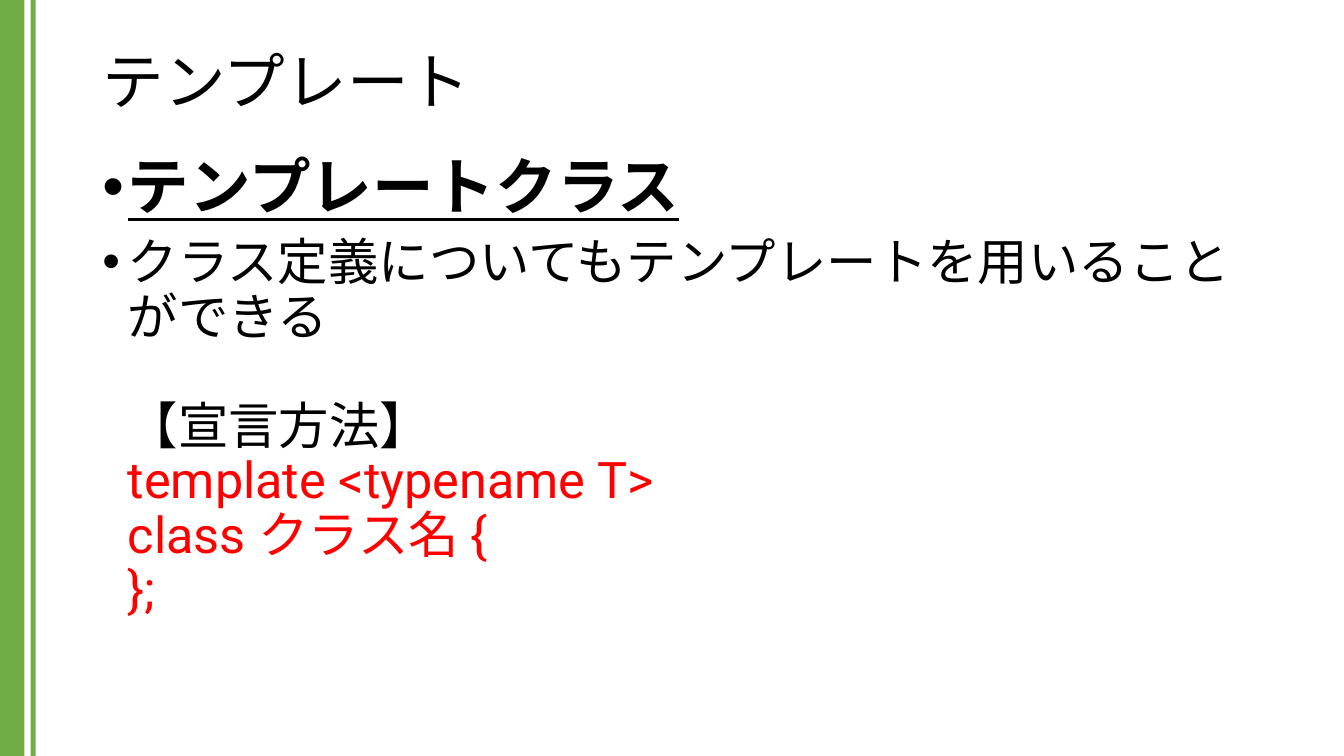
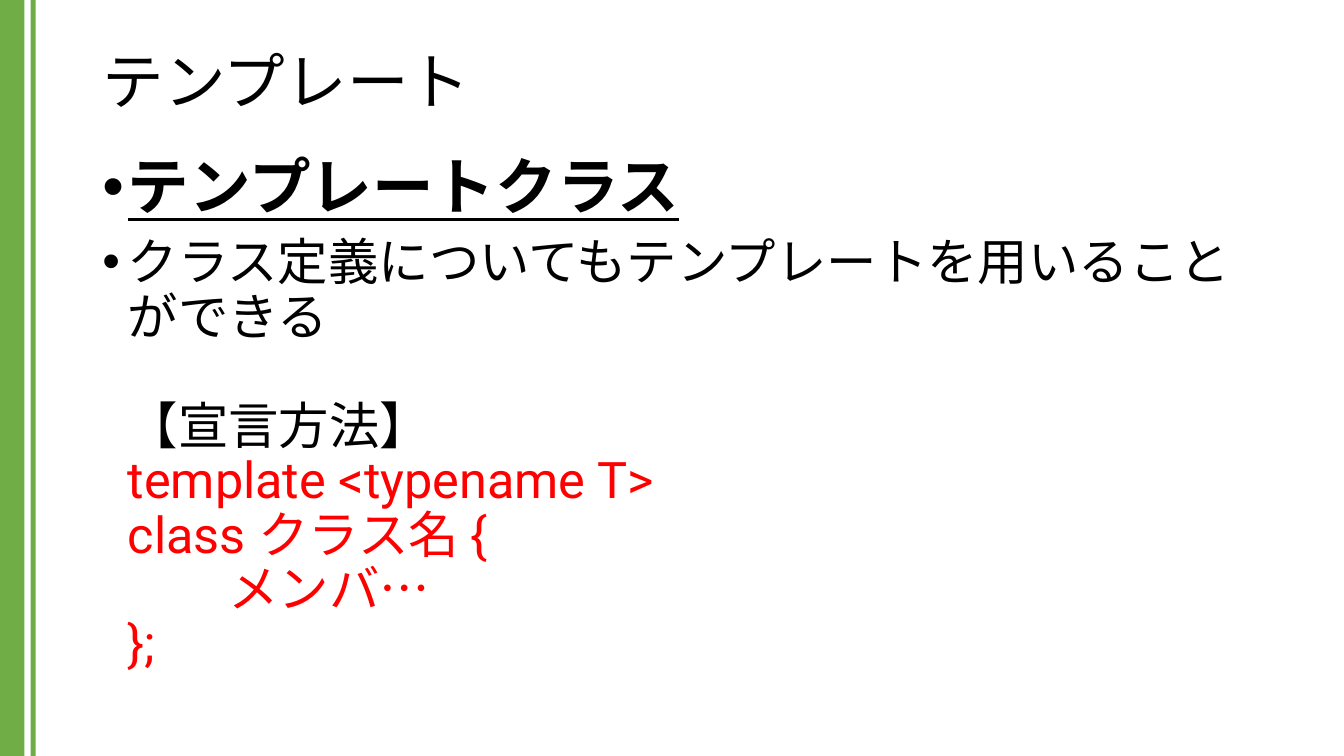
Before and after one commit to kic-murata/cpp2024, a slide deck: slide 10 of 授業資料/講義資料：テンプレート.pptx (slide 9 before the commit). Drawn at 1344x756 pixels with LibreOffice and Linux fonts; fonts in the diff are those of the drawing. Boxes give left, top, right and bottom in pixels: in the first picture for what was removed or moved away, otherwise in the second. Text is boxed around its words. In the diff, an @@ line names an element or a change of style, - is before the commit and + after.

```diff
--- a/授業資料/講義資料：テンプレート.pptx
+++ b/授業資料/講義資料：テンプレート.pptx
@@ text at [128, 237, 1230, 609]: text changed; text colour #000000 to #FF0000 @@
-• クラス定義についてもテンプレートを用いることができる
-  【宣言方法】
-  template <typename T>
-  class クラス名 {
-  };
+• クラス定義についてもテンプレートを用いることができる
+  【宣言方法】
+  template <typename T>
+  class クラス名 {
+  メンバ…
+  };
```
Also in this commit, not shown: 1 other slide changed, 2 slides added, 1 other file.
